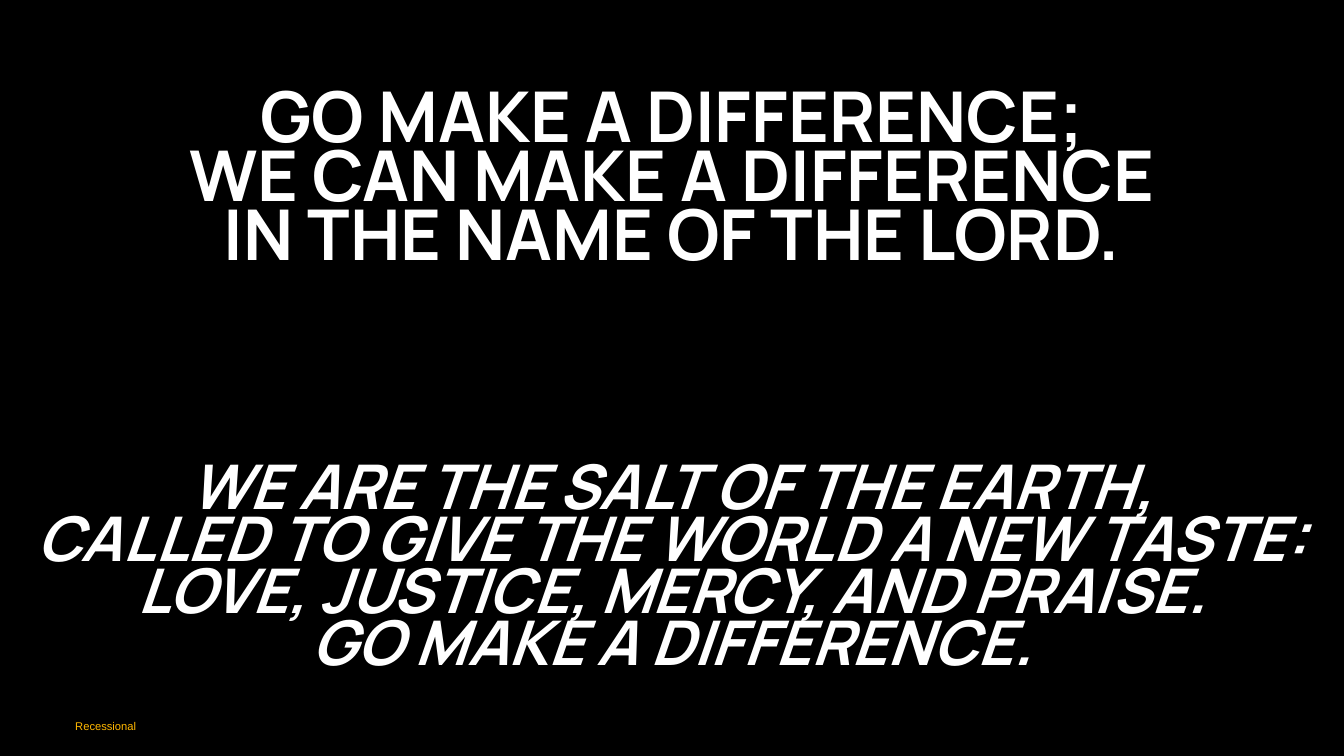
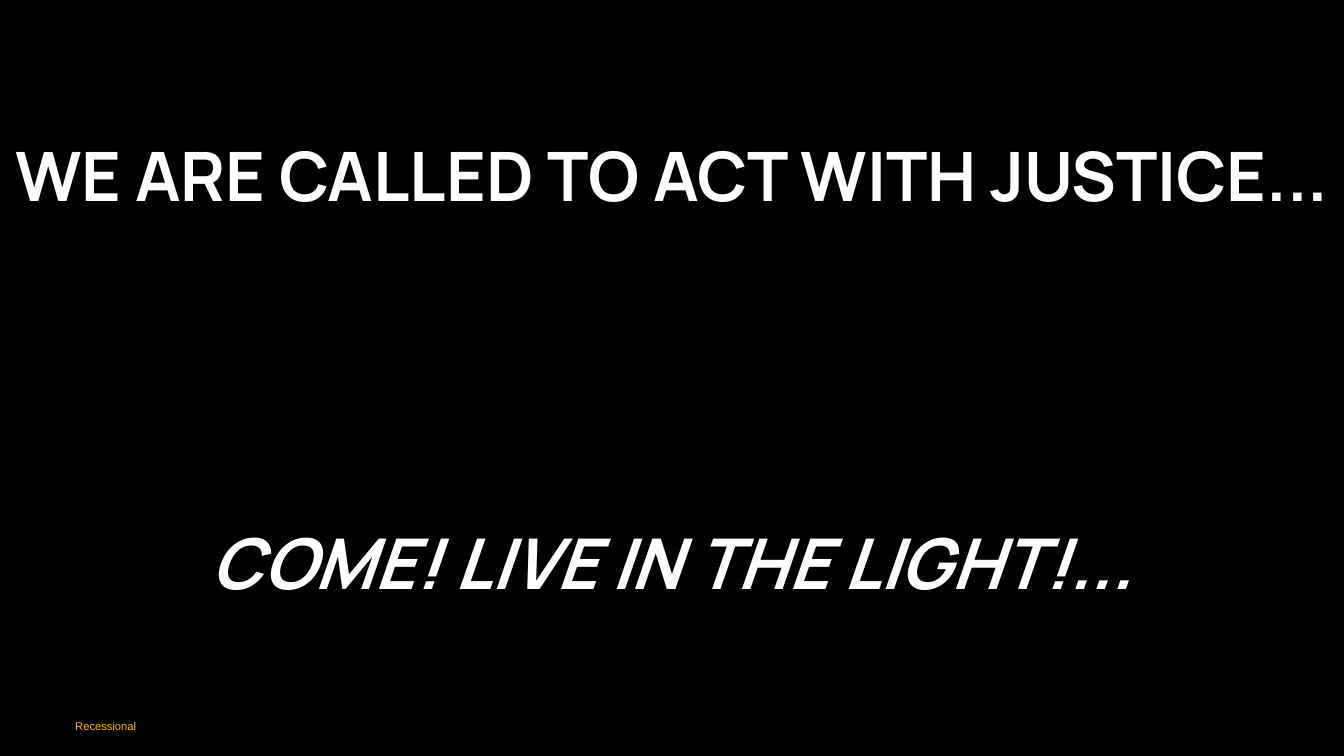
Before and after one commit to divinogabriel9/verbum, a slide deck: slide 67 of outputs/GFCC5Jul2026_14thSundayinOrdinaryTime.pptx (slide 69 before the commit). Drawn at 1344x756 pixels with LibreOffice and Linux fonts; fonts in the diff are those of the drawing. Boxes give left, top, right and bottom in pixels: in the first picture for what was removed or moved away, otherwise in the second. Text is boxed around its words. In the diff, an @@ line names an element or a change of style, - is before the commit and + after.

```diff
--- a/outputs/GFCC5Jul2026_14thSundayinOrdinaryTime.pptx
+++ b/outputs/GFCC5Jul2026_14thSundayinOrdinaryTime.pptx
@@ text at (15, 151, 1328, 202): text changed; size 75 to 73 pt @@
-GO MAKE A DIFFERENCE;
-WE CAN MAKE A DIFFERENCE
-IN THE NAME OF THE LORD.
+WE ARE CALLED TO ACT WITH JUSTICE...
@@ text at (211, 537, 1133, 590): text changed; size 66 to 75 pt @@
-WE ARE THE SALT OF THE EARTH,
-CALLED TO GIVE THE WORLD A NEW TASTE:
-LOVE, JUSTICE, MERCY, AND PRAISE.
-GO MAKE A DIFFERENCE.
+COME! LIVE IN THE LIGHT!...
```
Also in this commit, not shown: 11 other slides changed, 13 slides added, 16 slides removed, 19 other files.
